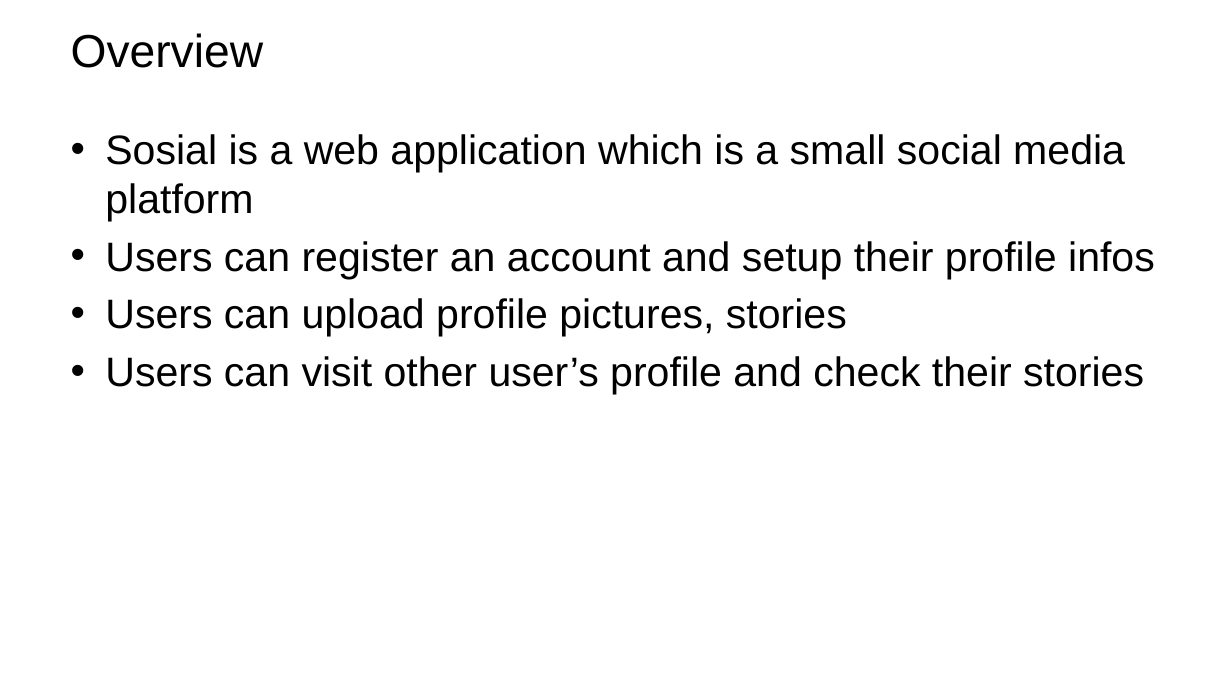
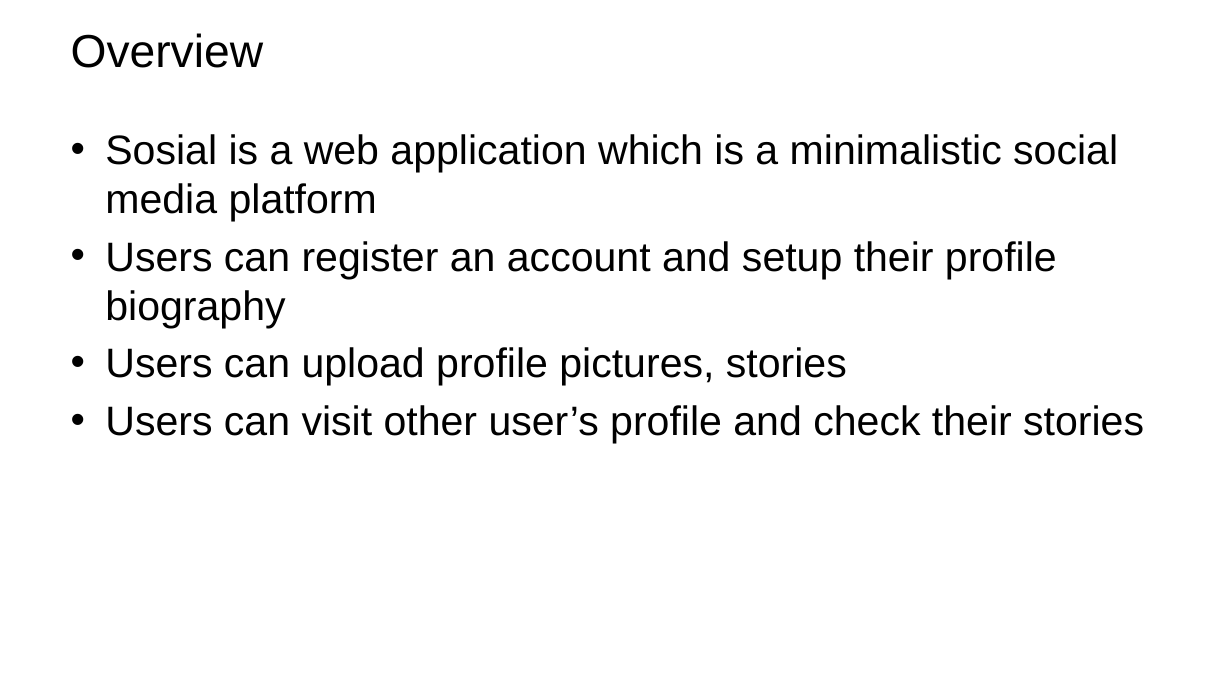
Before and after one commit to Kukupie123/sosial, a slide deck: slide 3 of Project/Summer Internship Project.pptx. Drawn at 1232x693 pixels with LibreOffice and Linux fonts; fonts in the diff are those of the drawing; background and template pictures are left out. Boxes give left, top, right and bottom in pixels: in the first picture for what was removed or moved away, otherwise in the second. Text is boxed around its words. In the diff, an @@ line names an element or a change of style, - is before the commit and + after.

```diff
--- a/Project/Summer Internship Project.pptx
+++ b/Project/Summer Internship Project.pptx
@@ text at (105,134,1118,328): text changed @@
-• Sosial is a web application which is a small social media platform
-• Users can register an account and setup their profile infos
+• Sosial is a web application which is a minimalistic social media platform
+• Users can register an account and setup their profile biography
```
Also in this commit, not shown: 4 other slides changed, 6 slides added, 9 other files.
